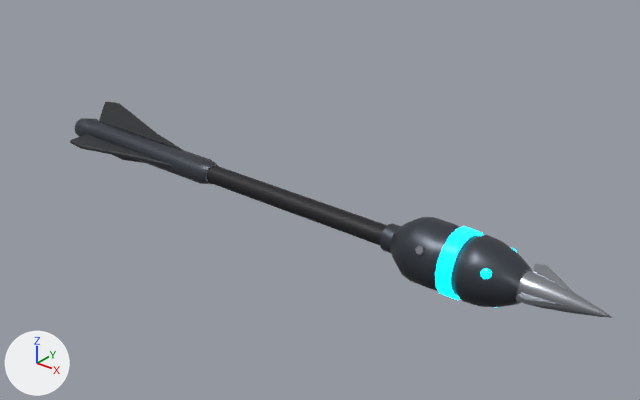
Before and after pictures for a commit that changed the FBX model art-source/abilities/Exports/ReconDart.fbx.
Both versions are drawn from a 50 mm lens placed at (0.256, -0.821, 0.528), pointed at (-0.437, 0.045, -0.009). Arrows for +X, +Y and +Z are at lower left; the lights stay in place. The older version comes first.

Names of what the first picture shows: 'Body_Dark', 'Body_Gunmetal', 'Body_Steel', 'Fins', 'Light_Energy', 'Tip'.
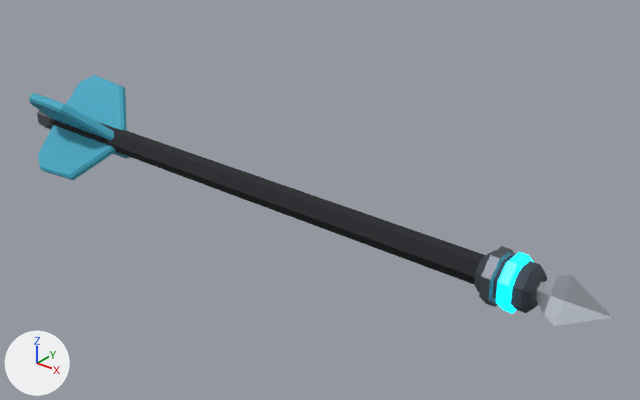
Edits to the bpy script that builds the scene:
```text
Change me_recondart_light_energy_001:
    remove me_recondart_light_energy_001.from_pydata(...)  # 142 vertices, 272 faces; spans x -0.196..-0.1305, y -0.0435..0.0435, z -0.0435..0.0435
    remove me_recondart_light_energy_001.materials.append(mat_energy)  # cyan #00e5ff, glowing cyan #00e5ff
    add me_recondart_light_energy_001.from_pydata(...)  # 32 vertices, 26 faces; spans x -0.124..-0.106, y -0.0325..0.0325, z -0.0325..0.0325
    me_recondart_light_energy_001 part 1
    64 vertices are removed from x -0.196..-0.178, y -0.0435..0.0435, z -0.0435..0.0435
    128 faces are deleted
    me_recondart_light_energy_001 part 2
    78 vertices are removed from x -0.1455..-0.1305, y -0.0367..0.0367, z -0.0415..0.0242
    144 faces are deleted
    24 vertices are added at x -0.124..-0.106, y -0.0325..0.0325, z -0.0325..0.0325
    8 new vertices lie (0.012, 0.0, 0.0) away from vertices in x -0.121, y -0.0325..0.0325, z -0.0325..0.0325
    26 new faces join them
    add me_recondart_light_energy_001.materials.append(mat_rw_energy)  # cyan #00e5ff, glowing cyan #00e5ff
Remove ob_body_gunmetal:
    ob_body_gunmetal = bpy.data.objects.new('Body_Gunmetal', me_recondart_body_005)
Remove ob_body_steel:
    ob_body_steel = bpy.data.objects.new('Body_Steel', me_recondart_body_006)
Remove ob_fins:
    ob_fins = bpy.data.objects.new('Fins', me_recondart_fins_001)
Remove ob_tip:
    ob_tip = bpy.data.objects.new('Tip', me_recondart_tip_001)
Remove ob_body_dark:
    ob_body_dark = bpy.data.objects.new('Body_Dark', me_recondart_body_004)
Add ob_fletch:
    ob_fletch = bpy.data.objects.new('Fletch', me_recondart_fletch)  # 80 vertices, 68 faces; spans x -0.962..-0.8, y -0.067..0.067, z -0.067..0.067; in mat_rw_scan (cyan #3fa9c4)
    ob_fletch.location = (0.0, 0.0, 0.0)
Add ob_band:
    ob_band = bpy.data.objects.new('Band', me_recondart_band)  # 32 vertices, 26 faces; spans x -0.145..-0.129, y -0.0325..0.0325, z -0.0325..0.0325; in mat_rw_metal (grey #62676f)
    ob_band.location = (0.0, 0.0, 0.0)
Add ob_head:
    ob_head = bpy.data.objects.new('Head', me_recondart_head)  # 25 vertices, 25 faces; spans x -0.098..0.0, y -0.0294..0.0294, z -0.017..0.034; in mat_rw_accent (grey #aeb4bc)
    ob_head.location = (0.0, 0.0, 0.0)
Add ob_nock:
    ob_nock = bpy.data.objects.new('Nock', me_recondart_nock_001)  # 40 vertices, 28 faces; spans x -1.0..-0.962, y -0.0205..0.0205, z -0.0205..0.0205; in mat_rw_metal (grey #62676f)
    ob_nock.location = (0.0, 0.0, 0.0)
Add ob_shaft:
    ob_shaft = bpy.data.objects.new('Shaft', me_recondart_shaft)  # a 6-sided cylinder along x spanning x -0.97..-0.14, y -0.018..0.018, z -0.016..0.016; in mat_rw_dark (black #1c1e23)
    ob_shaft.location = (0.0, 0.0, 0.0)
Add ob_collar:
    ob_collar = bpy.data.objects.new('Collar', me_recondart_collar)  # 32 vertices, 26 faces; spans x -0.157..-0.086, y -0.027..0.027, z -0.027..0.027; in mat_rw_body (greyish blue #383d48)
    ob_collar.location = (0.0, 0.0, 0.0)
```

Changed parts and their boxes (x1, y1, x2, y2) in the pictures (640 x 400 px):
'Shaft', added (black)
    after: (49, 119, 486, 284)
'Body_Gunmetal', deleted
    before: (75, 118, 532, 307)
'Fletch', added (cyan)
    after: (29, 75, 130, 180)
'Body_Dark', deleted (black)
    before: (207, 166, 387, 245)
'Head', added
    after: (534, 275, 613, 326)
'Light_Energy', reshaped (53% narrower, 24% shorter)
    before: (435, 226, 517, 308)
    after: (496, 252, 534, 314)
'Tip', deleted
    before: (516, 264, 613, 318)
'Fins', deleted
    before: (70, 102, 184, 167)
'Collar', added
    after: (474, 250, 547, 313)
'Band', added
    after: (479, 246, 515, 307)
'Nock', added
    after: (37, 110, 53, 130)
'Body_Steel', deleted
    before: (415, 246, 424, 255)
part 1 of me_recondart_light_energy_001, deleted (cyan)
    before: (435, 226, 483, 300)
part 2 of me_recondart_light_energy_001, built on
    before: (480, 248, 517, 308)
    after: (496, 252, 534, 314)
